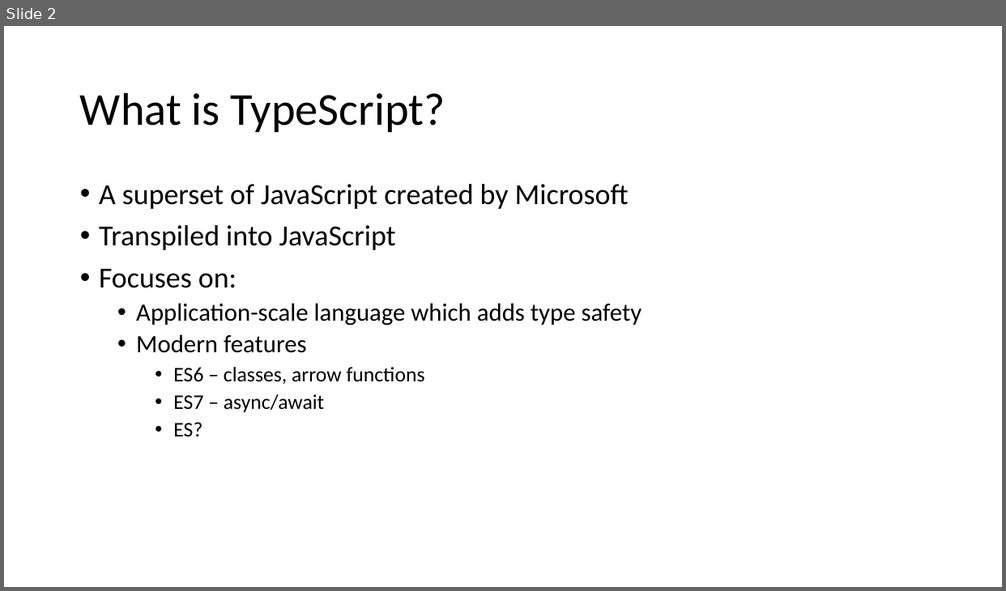
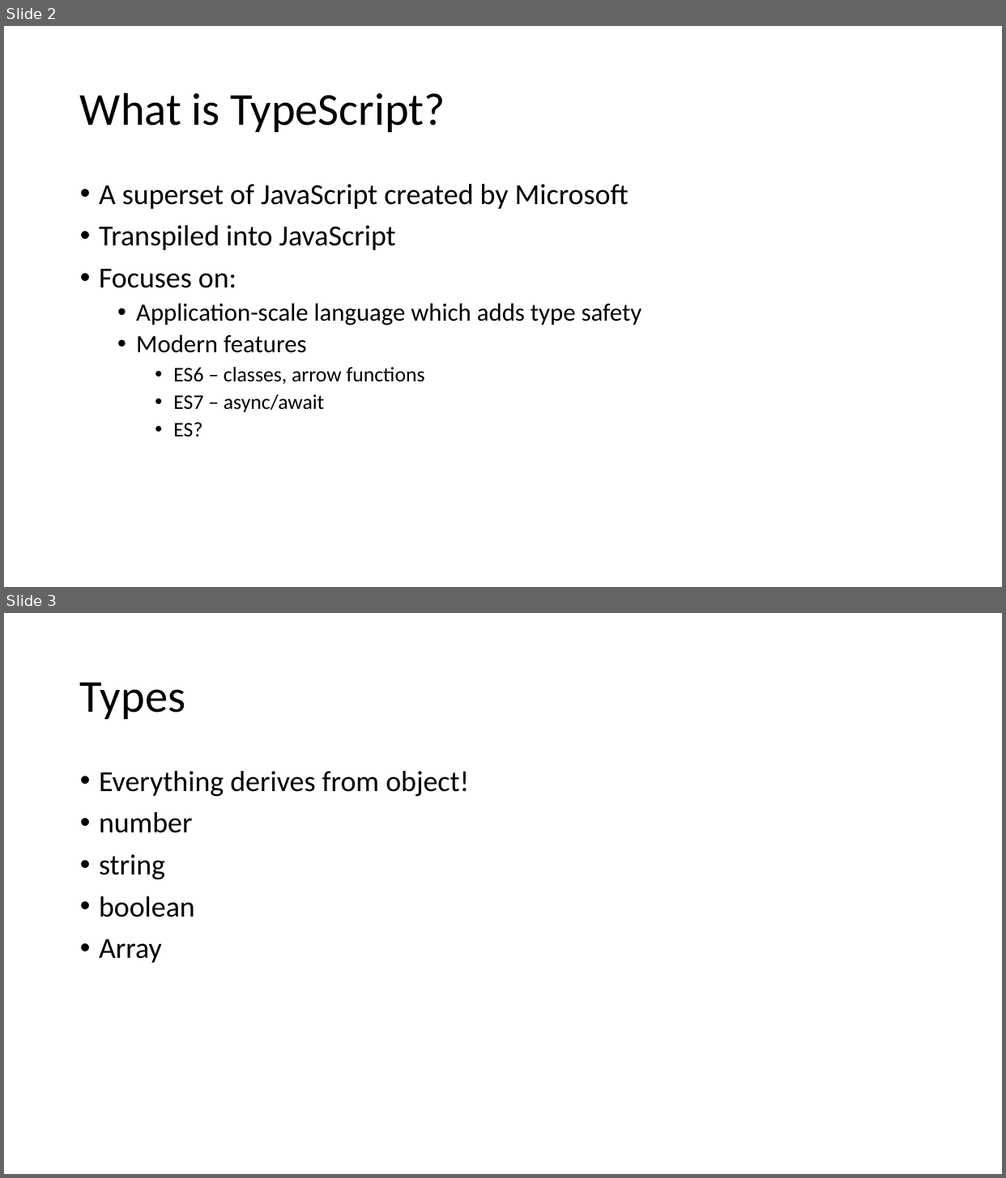
Before and after one commit to schneidenbach/Angular2-AspNetCore-TypeScript-Workshop, a slide deck: slides/1 - TypeScript.pptx. Shown one above the other, each under a label of ours: slide 2 before the commit, slides 2 and 3 after it. The pictures are 1006x591 and 1006x1178 pixels, drawn with LibreOffice and Linux fonts; fonts in the diff are those of the drawing. Boxes give left, top, right and bottom in pixels: in the first picture for what was removed or moved away, otherwise in the second. Text is boxed around its words. In the diff, an @@ line names an element or a change of style, - is before the commit and + after.

```diff
--- a/slides/1 - TypeScript.pptx
+++ b/slides/1 - TypeScript.pptx
@@ slide 3 added at (x1=4, y1=613, x2=1002, y2=1174), background #FFFFFF @@
@@ title added at (x1=80, y1=682, x2=185, y2=719), 44 pt, text #000000 @@
+Types
@@ text added at (x1=99, y1=771, x2=469, y2=963), 28 pt, text #000000 @@
+• Everything derives from object!
+• number
+• string
+• boolean
+• Array
```
Also in this commit, not shown: 16 other slides added, 2 slides removed, 14 other files.
